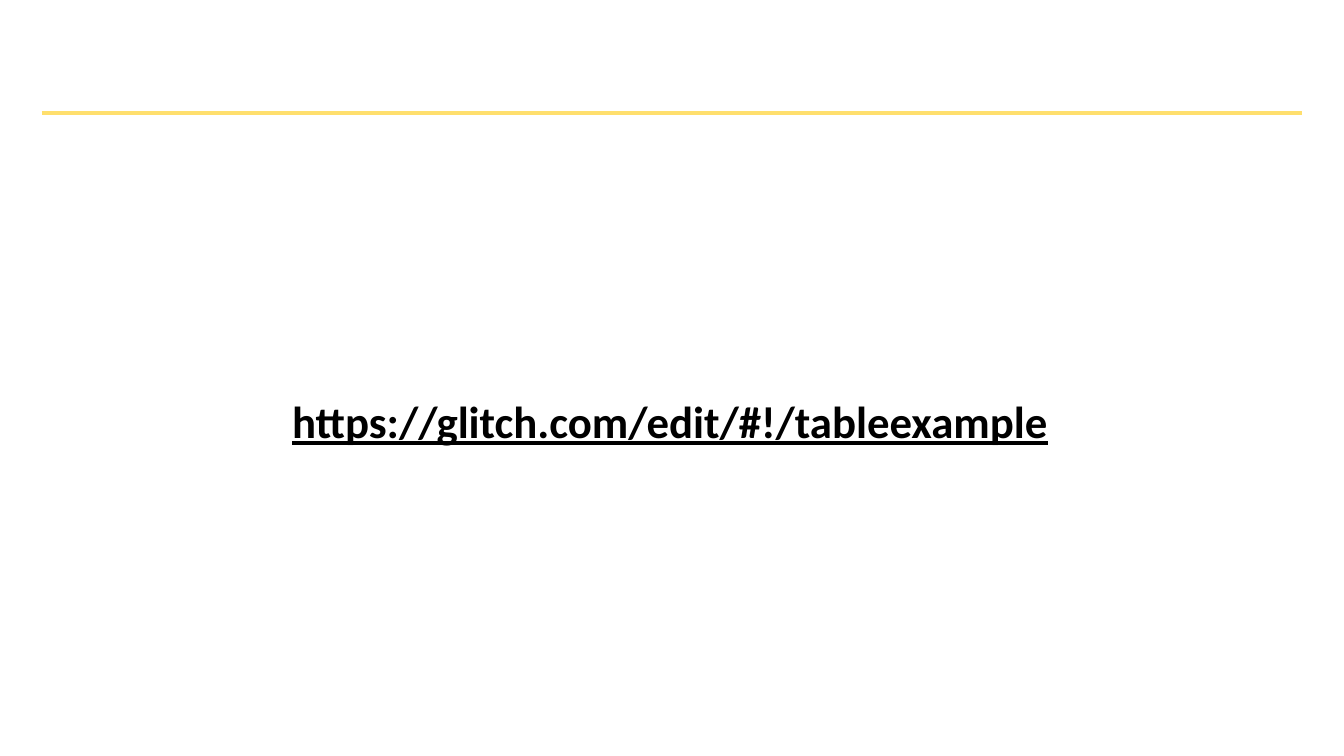
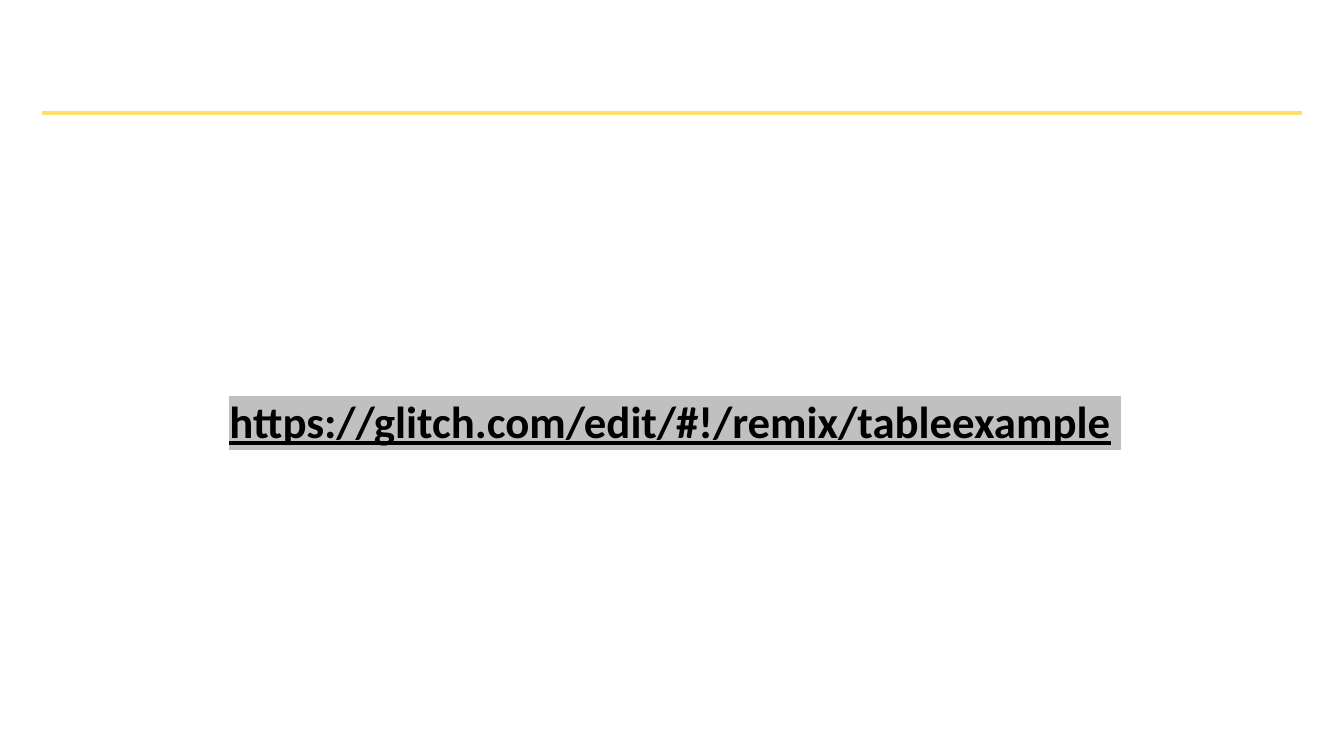
Before and after one commit to hytechclub/web-101, a slide deck: slide 5 of Week04/TablesAndIFrames.pptx. Drawn at 1344x756 pixels with LibreOffice and Linux fonts; fonts in the diff are those of the drawing; background and template pictures are left out. Boxes give left, top, right and bottom in pixels: in the first picture for what was removed or moved away, otherwise in the second. Text is boxed around its words. In the diff, an @@ line names an element or a change of style, - is before the commit and + after.

```diff
--- a/Week04/TablesAndIFrames.pptx
+++ b/Week04/TablesAndIFrames.pptx
@@ text at <box>229,406,1110,446</box>: text changed @@
-https://glitch.com/edit/#!/tableexample
+https://glitch.com/edit/#!/remix/tableexample
```
Also in this commit, not shown: 1 other slide changed, 23 other files.
